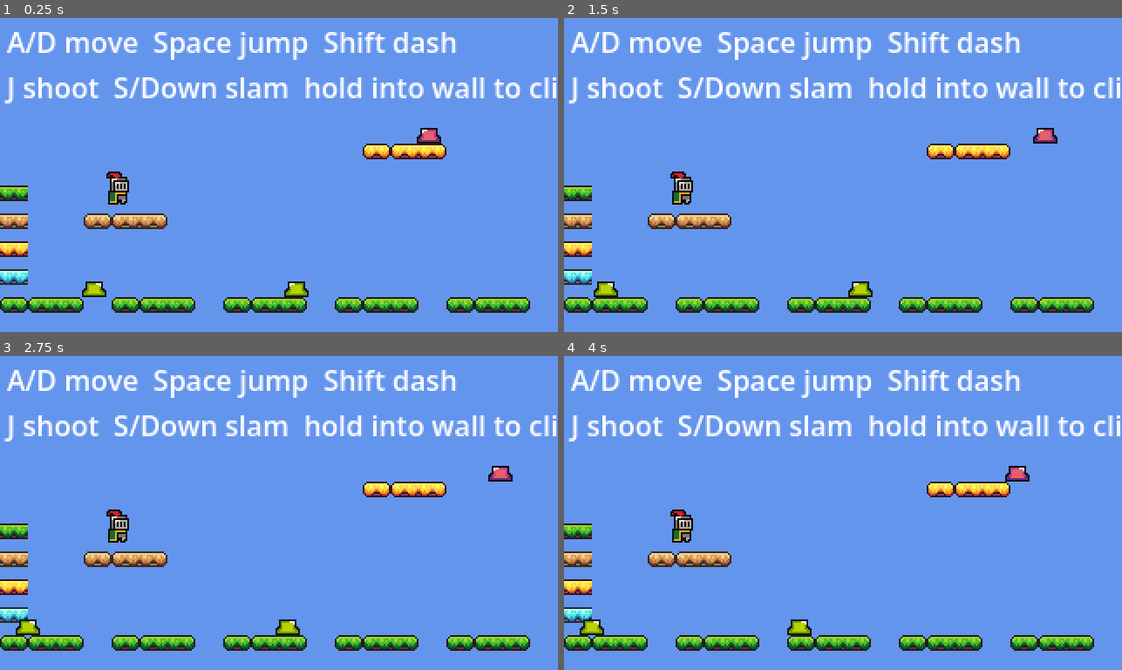
Above: before the commit, frames 1-4 (two rows, left to right).
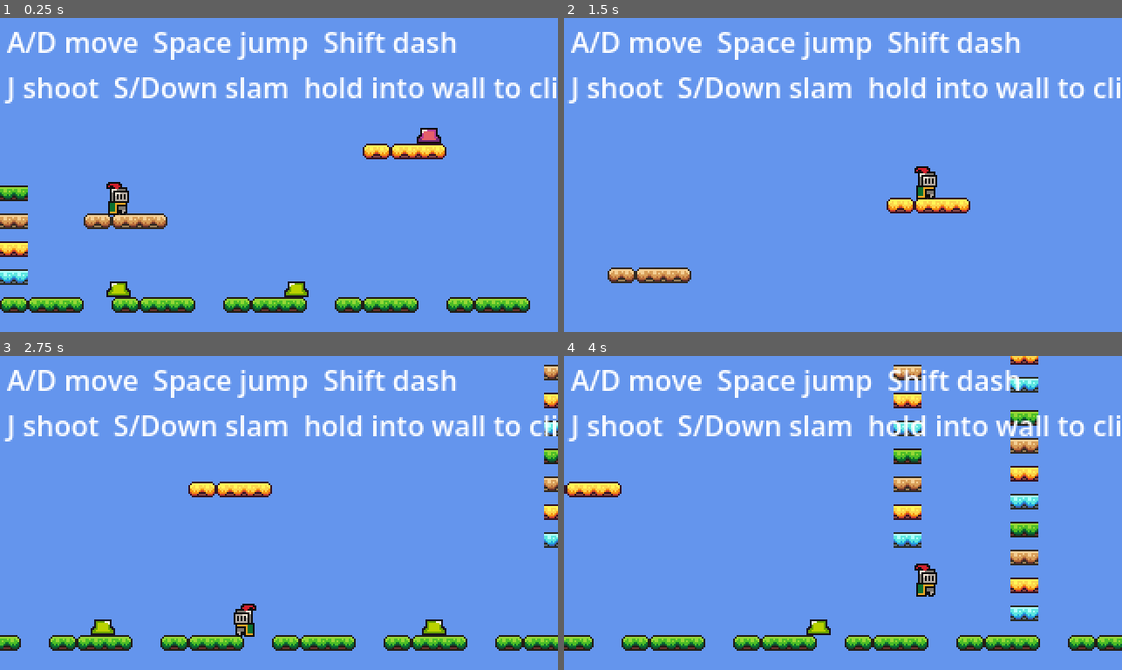
Above: after the commit, the same moments.

Repository: SolutionsByCarson/ScratchPad
Game: Godot game, scene res://scenes/main.tscn
The game is run twice, just before and just after one commit, with the same random seed, the same clock (stepped at 60 frames per second) and the same inputs.
Inputs:
- Up to frame 1 (0.25 s): no input
- Up to frame 2 (1.5 s): hold D (move_right) from 0.53 s (still down); tap Shift (dash) at 0.6 s; tap Space (jump) at 0.77 s; tap J (shoot) at 1.35 s
- Up to frame 3 (2.75 s): tap Space (jump) at 1.52 s; release D (move_right) at 2.03 s; hold A (move_left) from 2.03 s (still down); tap S (slam) at 2.1 s
- Up to frame 4 (4 s): release A (move_left) at 2.78 s; hold D (move_right) from 2.78 s (still down); tap Shift (dash) at 2.85 s; tap Space (jump) at 3.02, 3.77 s; tap J (shoot) at 3.6 s

The runs differ from the first frame. In frame 1, 0.8% of the frame differs, in the area x 14-24%, y 48-89%; in frame 2, 8.6%; in frame 3, 9.6%; in frame 4, 12%, in the area x 0-100%, y 0-94%.
Error before the commit: Parse Error: Cannot infer the type of "on_vertical_wall" variable because the value doesn't have a set type. (res://scripts/player.gd:102)

Commit message:
Annotate Dictionary accesses in player.gd to satisfy parser
Untyped Dictionary lookups (contact.type, info.size_x, etc.) return
Variant, which the static analyzer can't narrow with ':='. Added
explicit type annotations on all Dictionary reads in
_physics_process and _classify_wall_contact.

Co-Authored-By: Claude Opus 4.7 (1M context) <noreply@anthropic.com>

Diff:
--- a/scripts/player.gd
+++ b/scripts/player.gd
@@ -98,18 +98,20 @@
 
 	var input_dir := Input.get_axis("move_left", "move_right")
 	var on_floor := is_on_floor()
-	var contact := _classify_wall_contact()
-	var on_vertical_wall := contact.type == "wall"
-	var on_ledge := contact.type == "ledge"
+	var contact: Dictionary = _classify_wall_contact()
+	var contact_type: String = contact.type
+	var on_vertical_wall: bool = contact_type == "wall"
+	var on_ledge: bool = contact_type == "ledge"
 	var contact_normal_x: float = contact.normal_x
-	var pressing_into_contact := contact_normal_x != 0.0 and input_dir != 0.0 and signf(input_dir) != signf(contact_normal_x)
-	var wall_clinging := on_vertical_wall and pressing_into_contact and velocity.y >= 0.0
+	var pressing_into_contact: bool = contact_normal_x != 0.0 and input_dir != 0.0 and signf(input_dir) != signf(contact_normal_x)
+	var wall_clinging: bool = on_vertical_wall and pressing_into_contact and velocity.y >= 0.0
 
 	if on_ledge and pressing_into_contact and not on_floor:
 		_hanging = true
-		_hang_top_y = contact.top_y
+		var ledge_top: float = contact.top_y
+		_hang_top_y = ledge_top
 		_hang_normal_x = contact_normal_x
-		global_position.y = contact.top_y + COLLISION_TOP_FROM_CENTER
+		global_position.y = ledge_top + COLLISION_TOP_FROM_CENTER
 		velocity = Vector2.ZERO
 		move_and_slide()
 		return
@@ -177,15 +179,18 @@
 		var collider_node: Node = collider as Node
 		if collider_node == null:
 			continue
-		var info := _shape_info(collider_node)
+		var info: Dictionary = _shape_info(collider_node)
+		var size_x: float = info.size_x
+		var size_y: float = info.size_y
+		var top_y: float = info.top_y
 		result.normal_x = n.x
-		if info.size_y > info.size_x:
+		if size_y > size_x:
 			result.type = "wall"
 			return result
 		var player_top: float = global_position.y - COLLISION_TOP_FROM_CENTER
-		if absf(player_top - info.top_y) <= LEDGE_GRAB_TOLERANCE:
+		if absf(player_top - top_y) <= LEDGE_GRAB_TOLERANCE:
 			result.type = "ledge"
-			result.top_y = info.top_y
+			result.top_y = top_y
 		else:
 			result.type = "platform_side"
 		return result
